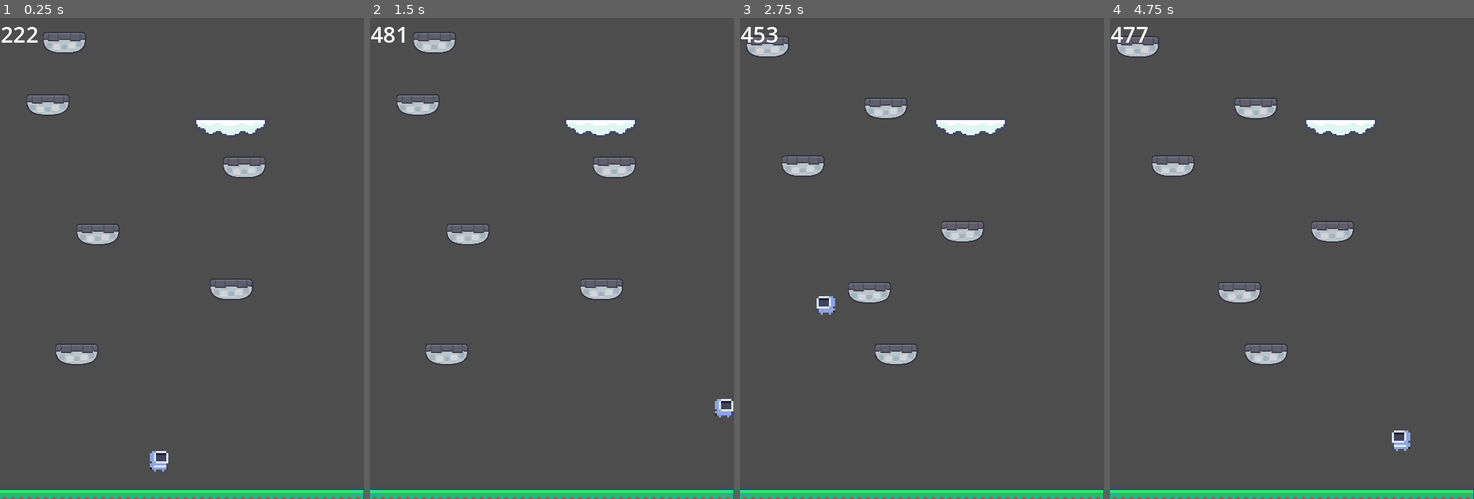
Above: before the commit, frames 1-4 (left to right).
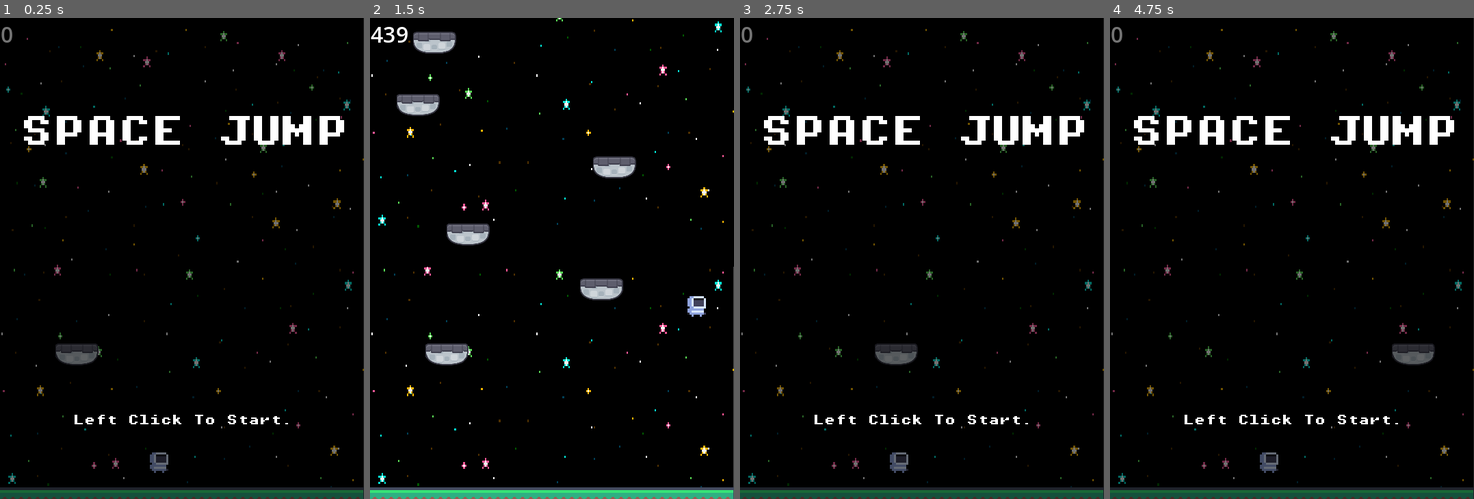
Above: after the commit, the same moments.

Repository: Slime-x/doodle-jump
Game: Godot game, scene res://scenes/game.tscn
Two runs of this game, one before a commit and one after it. Both use one fixed random seed, a clock stepped at 60 frames per second and the inputs below.
Inputs (mouse positions are in pixels of both pictures, inside the frame that each line leads up to):
- Up to frame 1 (0.25 s): no input
- Up to frame 2 (1.5 s): tap Enter at 0.5 s; move the mouse to (632, 234) at 0.52 s; hold D (right) from 0.53 s (still down); tap Alt at 0.6 s; click (632, 234) at 0.67 s; tap Up at 0.77 s; move the mouse to (479, 282) at 1.27 s; tap Shift at 1.35 s; click (479, 282) at 1.42 s
- Up to frame 3 (2.75 s): tap Up at 1.52 s; move the mouse to (958, 152) at 2.02 s; release D (right) at 2.03 s; hold A (left) from 2.03 s (still down); tap Alt at 2.1 s; click (958, 152) at 2.17 s
- Up to frame 4 (4.75 s): tap Enter at 2.75 s; move the mouse to (1273, 354) at 2.77 s; release A (left) at 2.78 s; hold D (right) 2.78-4.28 s; tap Shift at 2.85, 4.35 s; click (1273, 354) at 2.92 s; tap Up at 3.02, 3.77, 4.52 s; move the mouse to (1401, 330) at 3.52 s; tap Alt at 3.6 s; click (1401, 330) at 3.67 s; click (1401, 330) at 4.15 s; move the mouse to (1182, 186) at 4.27 s; hold A (left) from 4.28 s (still down); click (1182, 186) at 4.42 s

The runs differ from the first frame. In frame 1, 100% of the frame differs, in the area x 0-100%, y 0-100%; in frame 2, 94%; in frame 3, 100%; in frame 4, 100%.

Commit message:
Bruhhh I forgot to commit in 30mins

Diff:
--- a/project.godot
+++ b/project.godot
@@ -14,6 +14,10 @@
 run/main_scene="uid://bt8auawsk1ag3"
 config/features=PackedStringArray("4.7", "GL Compatibility")
 config/icon="res://icon.svg"
+
+[autoload]
+
+Gamemanager="*uid://b0jt87ku73rhr"
 
 [display]
 
@@ -40,6 +44,12 @@
 , Object(InputEventKey,"resource_local_to_scene":false,"resource_name":"","device":-1,"window_id":0,"alt_pressed":false …(186 unchanged characters)…
 ]
 }
+unpause={
+"deadzone": 0.2,
+"events": [Object(InputEventMouseButton,"resource_local_to_scene":false,"resource_name":"","device":-1,"window_id":0,"alt_pressed":false,"shift_pressed":false,"ctrl_pressed":false,"meta_pressed":false,"button_mask":1,"position":Vector2(55, 9),"global_position":Vector2(62, 46),"factor":1.0,"button_index":1,"canceled":false,"pressed":true,"double_click":false,"script":null)
+, Object(InputEventKey,"resource_local_to_scene":false,"resource_name":"","device":-1,"window_id":0,"alt_pressed":false,"shift_pressed":false,"ctrl_pressed":false,"meta_pressed":false,"pressed":false,"keycode":0,"physical_keycode":32,"key_label":0,"unicode":32,"location":0,"echo":false,"script":null)
+, null]
+}
 
 [physics]
 
--- /dev/null
+++ b/scenes/background.tscn
@@ -0,0 +1,23 @@
+[gd_scene format=3 uid="uid://yyp7phmwihyl"]
+
+[ext_resource type="Texture2D" uid="uid://d0cbmmx7v50lt" path="res://assets/background_1.png" id="1_bkp1e"]
+[ext_resource type="Script" uid="uid://jjagraheco33" path="res://scripts/background.gd" id="1_jougr"]
+[ext_resource type="Texture2D" uid="uid://cduj2rn56o64x" path="res://assets/background_3.png" id="2_y0upk"]
+
+[node name="background" type="ColorRect" unique_id=800875374]
+z_index = -5
+offset_top = -19.0
+offset_right = 536.0
+offset_bottom = 721.0
+color = Color(0, 0, 0, 1)
+script = ExtResource("1_jougr")
+
+[node name="Background1" type="Sprite2D" parent="." unique_id=1877422069]
+position = Vector2(261.99997, 350.99994)
+scale = Vector2(2.1640623, 3.0982144)
+texture = ExtResource("1_bkp1e")
+
+[node name="Background3" type="Sprite2D" parent="." unique_id=1028803580]
+position = Vector2(265.5, 351)
+scale = Vector2(2.0742188, 3.1339283)
+texture = ExtResource("2_y0upk")
--- a/scenes/game.tscn
+++ b/scenes/game.tscn
@@ -5,6 +5,8 @@
 [ext_resource type="Texture2D" uid="uid://d4k55nsyqpiuf" path="res://assets/spritesheet-tiles-default.png" id="4_lbhrr"]
 [ext_resource type="Script" uid="uid://c0jmcvmfejwj5" path="res://scripts/camera.gd" id="5_iywne"]
 [ext_resource type="Script" uid="uid://4gqkrtv53g8q" path="res://scripts/platform_spawner.gd" id="5_p57ef"]
+[ext_resource type="PackedScene" uid="uid://yyp7phmwihyl" path="res://scenes/background.tscn" id="6_p57ef"]
+[ext_resource type="PackedScene" uid="uid://bgt3c3jaec8ra" path="res://scenes/ui.tscn" id="7_u5sy4"]
 
 [sub_resource type="TileSetAtlasSource" id="TileSetAtlasSource_lbhrr"]
 texture = ExtResource("1_yqjtg")
@@ -664,7 +666,7 @@
 
 [node name="TileMapLayer" type="TileMapLayer" parent="." unique_id=484749215]
 scale = Vector2(2, 2)
-tile_map_data = PackedByteArray("AAABAAoAAAABAAEAAAACAAoAAAA …(176 unchanged characters)… CAAEAAAAOAAoAAAACAAEAAAAPAAoAAAADAAEAAAAJAPv/AAANAAcAAAAKAPv/AAAOAAcAAAALAPv/AAAPAAcAAAA=")
+tile_map_data = PackedByteArray("AAABAAoAAAABAAEAAAACAAoAAAA …(176 unchanged characters)… CAAEAAAAOAAoAAAACAAEAAAAPAAoAAAADAAEAAAA=")
 tile_set = SubResource("TileSet_qtct1")
 
 [node name="player" parent="." unique_id=1636324681 instance=ExtResource("2_lnu2h")]
@@ -697,3 +699,11 @@
 grow_vertical = 2
 theme_override_font_sizes/font_size = 32
 text = "0"
+
+[node name="background" parent="." unique_id=800875374 instance=ExtResource("6_p57ef")]
+offset_left = 41.0
+offset_top = -325.0
+offset_right = 572.0
+offset_bottom = 375.0
+
+[node name="UI" parent="." unique_id=249847023 instance=ExtResource("7_u5sy4")]
--- a/scenes/platform_3.tscn
+++ b/scenes/platform_3.tscn
@@ -1,11 +1,13 @@
 [gd_scene format=3 uid="uid://pganb5h0v2y"]
 
+[ext_resource type="Script" uid="uid://esf3vkp5erqx" path="res://scripts/platform.gd" id="1_1bif0"]
 [ext_resource type="Texture2D" uid="uid://d4k55nsyqpiuf" path="res://assets/spritesheet-tiles-default.png" id="1_rydyx"]
 
 [sub_resource type="RectangleShape2D" id="RectangleShape2D_qtct1"]
 size = Vector2(61.25, 13)
 
 [node name="platform3" type="AnimatableBody2D" unique_id=857895639]
+script = ExtResource("1_1bif0")
 
 [node name="Sprite2D" type="Sprite2D" parent="." unique_id=730722073]
 position = Vector2(-15, 16)
--- /dev/null
+++ b/scenes/ui.tscn
@@ -0,0 +1,130 @@
+[gd_scene format=3 uid="uid://bgt3c3jaec8ra"]
+
+[ext_resource type="FontFile" uid="uid://elsbed6ff1gd" path="res://assets/PixelOperatorMono8-Bold.ttf" id="1_nt7q6"]
+[ext_resource type="Script" uid="uid://d3xhkdixaiu73" path="res://scripts/ui.gd" id="1_x4jx1"]
+
+[node name="UI" type="CanvasLayer" unique_id=249847023]
+script = ExtResource("1_x4jx1")
+
+[node name="Start" type="Control" parent="." unique_id=1541309147]
+layout_mode = 3
+anchors_preset = 15
+anchor_right = 1.0
+anchor_bottom = 1.0
+offset_right = -532.0
+offset_bottom = -702.0
+grow_horizontal = 2
+grow_vertical = 2
+
+[node name="ColorRect" type="ColorRect" parent="Start" unique_id=287570228]
+layout_mode = 0
+offset_left = -7.0
+offset_top = -5.0
+offset_right = 549.0
+offset_bottom = 719.0
+color = Color(0, 0, 0, 0.5411765)
+
+[node name="Label" type="Label" parent="Start" unique_id=1432850187]
+layout_mode = 1
+anchors_preset = 14
+anchor_top = 0.5
+anchor_right = 1.0
+anchor_bottom = 0.5
+offset_left = 29.0
+offset_top = 143.0
+offset_right = 509.0
+offset_bottom = 191.0
+grow_horizontal = 2
+grow_vertical = 2
+theme_override_fonts/font = ExtResource("1_nt7q6")
+theme_override_font_sizes/font_size = 48
+text = "SPACE JUMP"
+horizontal_alignment = 1
+vertical_alignment = 1
+
+[node name="Label2" type="Label" parent="Start" unique_id=2108959158]
+layout_mode = 1
+anchors_preset = 14
+anchor_top = 0.5
+anchor_right = 1.0
+anchor_bottom = 0.5
+offset_left = 107.0
+offset_top = 579.0
+offset_right = 427.0
+offset_bottom = 595.0
+grow_horizontal = 2
+grow_vertical = 2
+theme_override_fonts/font = ExtResource("1_nt7q6")
+theme_override_font_sizes/font_size = 16
+text = "Left Click To Start."
+horizontal_alignment = 1
+vertical_alignment = 1
+
+[node name="Died" type="Control" parent="." unique_id=358360736]
+visible = false
+layout_mode = 3
+anchors_preset = 0
+
+[node name="ColorRect" type="ColorRect" parent="Died" unique_id=1926397390]
+layout_mode = 0
+offset_left = -7.0
+offset_top = -5.0
+offset_right = 549.0
+offset_bottom = 719.0
+color = Color(0, 0, 0, 0.5411765)
+
+[node name="Label" type="Label" parent="Died" unique_id=1088006063]
+layout_mode = 1
+anchors_preset = 14
+anchor_top = 0.5
+anchor_right = 1.0
+anchor_bottom = 0.5
+offset_left = 48.0
+offset_top = 112.0
+offset_right = 480.0
+offset_bottom = 193.5
+grow_horizontal = 2
+grow_vertical = 2
+theme_override_colors/font_color = Color(1, 0, 0, 1)
+theme_override_fonts/font = ExtResource("1_nt7q6")
+theme_override_font_sizes/font_size = 48
+text = "You Died!"
+horizontal_alignment = 1
+vertical_alignment = 1
+
+[node name="highscore" type="Label" parent="Died" unique_id=1947251556]
+layout_mode = 1
+anchors_preset = 14
+anchor_top = 0.5
+anchor_right = 1.0
+anchor_bottom = 0.5
+offset_left = 120.0
+offset_top = 215.0
+offset_right = 408.0
+offset_bottom = 296.5
+grow_horizontal = 2
+grow_vertical = 2
+theme_override_colors/font_color = Color(1, 1, 0, 1)
+theme_override_fonts/font = ExtResource("1_nt7q6")
+theme_override_font_sizes/font_size = 24
+text = "High Score: "
+horizontal_alignment = 1
+vertical_alignment = 1
+
+[node name="Label2" type="Label" parent="Died" unique_id=2015965370]
+layout_mode = 1
+anchors_preset = 14
+anchor_top = 0.5
+anchor_right = 1.0
+anchor_bottom = 0.5
+offset_left = 72.0
+offset_top = 549.0
+offset_right = 456.0
+offset_bottom = 630.5
+grow_horizontal = 2
+grow_vertical = 2
+theme_override_fonts/font = ExtResource("1_nt7q6")
+theme_override_font_sizes/font_size = 16
+text = "Left Click To Try Again"
+horizontal_alignment = 1
+vertical_alignment = 1
--- /dev/null
+++ b/scripts/background.gd
@@ -0,0 +1,7 @@
+extends ColorRect
+
+
+# Called every frame. 'delta' is the elapsed time since the previous frame.
+func _process(delta: float) -> void:
+	if position.y > Gamemanager.new_platform + 1000:
+		queue_free()
--- a/scripts/camera.gd
+++ b/scripts/camera.gd
@@ -12,5 +12,5 @@
 		highest_y = player.global_position.y
 		platform_position = highest_y - 200
 		global_position.y = highest_y
-	if player.global_position.y > highest_y + 350:
-		player.restart()
+	if player.global_position.y > highest_y + 345:
+		Gamemanager.restart()
--- a/scripts/enemy.gd
+++ b/scripts/enemy.gd
@@ -1,6 +1,8 @@
 extends Area2D
 
+func _process(_delta: float) -> void:
+	if position.y > Gamemanager.new_platform + 1000:
+		queue_free()
 
-
-func _on_body_entered(body: CharacterBody2D):
-	body.restart()
+func _on_body_entered(_body: Node2D) -> void:
+	Gamemanager.restart()
--- /dev/null
+++ b/scripts/gamemanager.gd
@@ -0,0 +1,34 @@
+extends Node
+
+
+var score
+var high_score:int = 0
+var new_platform
+
+
+func _ready() -> void:
+	process_mode = Node.PROCESS_MODE_ALWAYS
+	get_tree().paused = true
+
+func _input(event: InputEvent) -> void:
+	var UI = get_tree().current_scene.get_node("UI")
+	if Input.is_action_just_pressed("unpause"):
+		unpause()
+		UI.in_game()
+		print("restart")
+
+
+func restart():
+	var UI = get_tree().current_scene.get_node("UI")
+	if score > high_score:
+		high_score = score
+		UI.highscore.text = "High Score: " + str(high_score)
+	pause()
+	UI.in_death_screen()
+	print("died")
+	get_tree().reload_current_scene.call_deferred()
+
+func pause():
+	get_tree().paused = true
+func unpause():
+	get_tree().paused = false
--- /dev/null
+++ b/scripts/platform.gd
@@ -0,0 +1,6 @@
+extends AnimatableBody2D
+
+# Called every frame. 'delta' is the elapsed time since the previous frame.
+func _process(delta: float) -> void:
+	if position.y > Gamemanager.new_platform + 1000:
+		queue_free()
--- a/scripts/platform_spawner.gd
+++ b/scripts/platform_spawner.gd
@@ -3,6 +3,7 @@
 @onready var platform_scene = preload("res://scenes/platform_3.tscn")
 @onready var trampoline_scene = preload("res://scenes/trampoline.tscn")
 @onready var enemy_scene = preload("res://scenes/enemy.tscn")
+@onready var background_scene = preload("res://scenes/background.tscn")
 
 var highest_platform: float
 var spawn_distance: float = 400
@@ -10,7 +11,8 @@
 var max_gap: float = 100
 var platform_count = 0
 var display_score: float
-
+var area = 1
+var screen_height = 702
 
 func _ready() -> void:
 	var y = 150
@@ -25,9 +27,17 @@
 
 func _process(delta: float) -> void:
 
-	var score = int(-highest_platform)
-	display_score = lerp(display_score, float(score), 1.0 - exp(-3 * delta))
+	Gamemanager.score = int(-highest_platform)
+	display_score = lerp(display_score, float(Gamemanager.score), 1.0 - exp(-3 * delta))
 	$"../Camera2D/Label".text = str(int(display_score))
+	Gamemanager.new_platform = int(highest_platform)
+
+
+	if Gamemanager.score > screen_height-702:
+		background_spawn(screen_height)
+		screen_height += 702
+
+
 
 	if camera.global_position.y < highest_platform + spawn_distance:
 		var platform_to_spawn = randi_range(2,3)
@@ -56,3 +66,8 @@
 	if randi() % 100 + 1 > 95:
 		new_trampoline.position = Vector2(x_position, y)
 		get_parent().get_node("platforms").add_child(new_enemy)
+
+func background_spawn(x):
+	var new_background = background_scene.instantiate()
+	new_background.position = Vector2(41, -x)
+	get_parent().get_node("platforms").add_child(new_background)
--- a/scripts/player.gd
+++ b/scripts/player.gd
@@ -10,6 +10,7 @@
 var restarting = false
 @export var start_position = Vector2(307,26)
 var score = 1
+var high_score
 
 func _physics_process(delta: float) -> void:
 
@@ -48,6 +49,3 @@
 
 
 	move_and_slide()
-
-func restart():
-	get_tree().reload_current_scene.call_deferred()
--- /dev/null
+++ b/scripts/ui.gd
@@ -0,0 +1,12 @@
+extends CanvasLayer
+
+@onready var highscore: Label = $Died/highscore
+@onready var start: Control = $Start
+@onready var died: Control = $Died
+
+func in_game():
+	start.hide()
+	died.hide()
+
+func in_death_screen():
+	died.show()
Binary file added: assets/PixelOperatorMono8-Bold.ttf
Not shown, added: assets/PixelOperatorMono8-Bold.ttf.import
Binary file added: assets/background_1.png
Not shown, added: assets/background_1.png.import
Binary file added: assets/background_3.png
Not shown, added: assets/background_3.png.import
Not shown, added: scripts/background.gd.uid
Not shown, added: scripts/gamemanager.gd.uid
Not shown, added: scripts/platform.gd.uid
Not shown, added: scripts/ui.gd.uid
